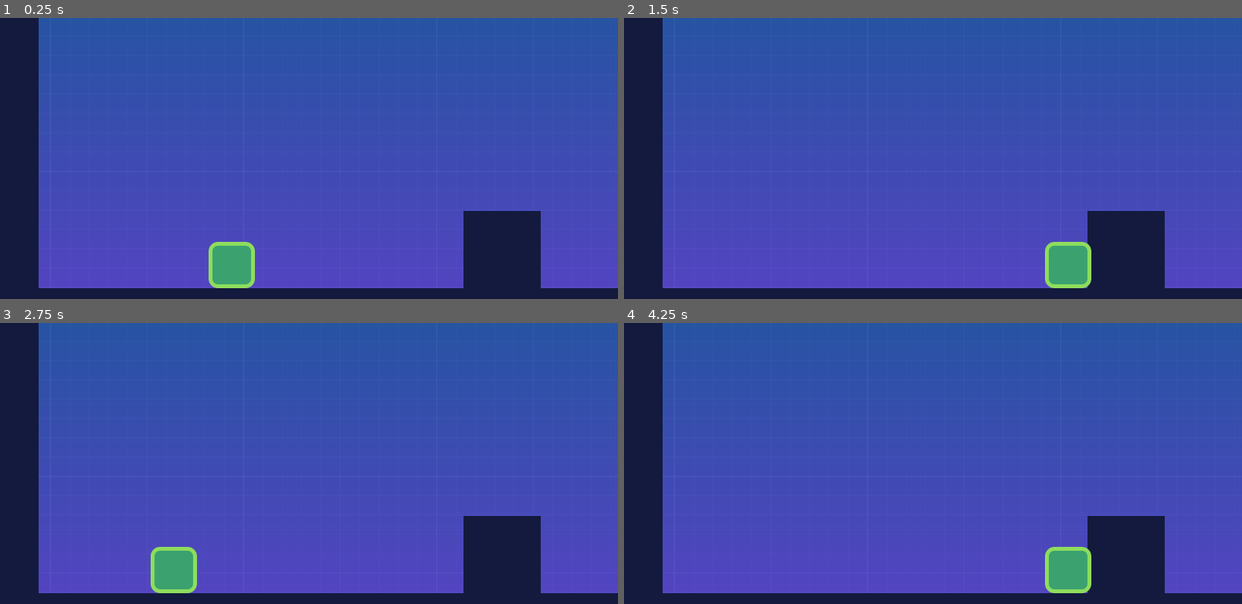
Above: before the commit, frames 1-4 (two rows, left to right).
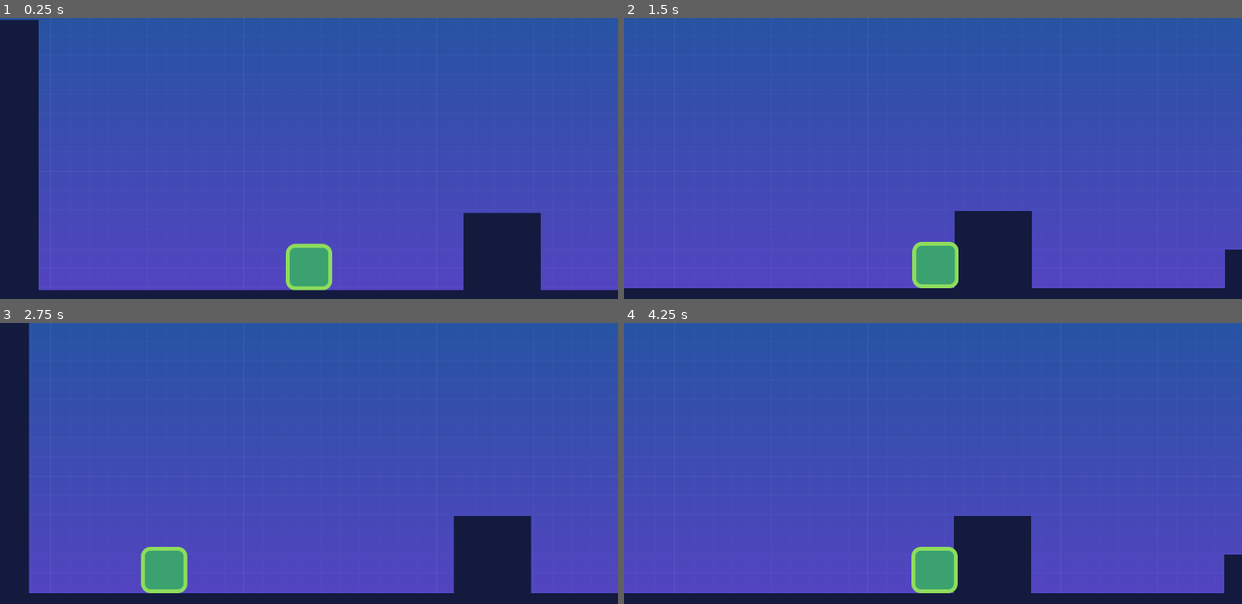
Above: after the commit, the same moments.

Repository: sh-cho/godot-2d-platformer
Game: Godot game, scene res://src/Levels/Level01.tscn
Two runs of this game, one before a commit and one after it. Both use one fixed random seed, a clock stepped at 60 frames per second and the inputs below. This scene is started directly instead of the project's main scene.
Inputs:
- Up to frame 1 (0.25 s): no input
- Up to frame 2 (1.5 s): hold Right (move_right) from 0.53 s (still down); tap W (jump) at 0.77 s
- Up to frame 3 (2.75 s): tap W (jump) at 1.52 s; release Right (move_right) at 2.03 s; hold Left (move_left) from 2.03 s (still down)
- Up to frame 4 (4.25 s): release Left (move_left) at 2.78 s; hold Right (move_right) from 2.78 s (still down); tap W (jump) at 3.02, 3.77 s

The runs differ from the first frame. In frame 1, 3.2% of the frame differs, in the area x 0-100%, y 0-97%; in frame 2, 15%; in frame 3, 3.2%; in frame 4, 15%.

Commit message:
Part 2 done

Diff:
--- a/src/Actors/Player.tscn
+++ b/src/Actors/Player.tscn
@@ -13,6 +13,7 @@
 collision_mask = 8
 script = ExtResource( 2 )
 speed = Vector2( 800, 1400 )
+stomp_impulse = 1600.0
 
 [node name="Player" type="Sprite" parent="."]
 position = Vector2( 0, -48 )
--- a/src/Levels/Level01.tscn
+++ b/src/Levels/Level01.tscn
@@ -32,68 +32,71 @@
 tile_data = PoolIntArray( -196536, 1073741824, 0, -196535, 1073741824, 0, -196534, 1073741824, 0, -196533, 1073741824,  …(6216 unchanged characters)…
 
 [node name="Player" parent="." instance=ExtResource( 2 )]
-position = Vector2( 480, 560 )
+position = Vector2( 640, 560 )
 
 [node name="Camera2D" parent="Player" index="2"]
-current = false
 limit_right = 6320
-
-[node name="Enemy" parent="." instance=ExtResource( 3 )]
-position = Vector2( 2240, 552 )
-
-[node name="Enemy2" parent="." instance=ExtResource( 3 )]
-position = Vector2( 3564, 131 )
-
-[node name="Enemy3" parent="." instance=ExtResource( 3 )]
-position = Vector2( 4556, 551 )
-
-[node name="Enemy4" parent="." instance=ExtResource( 3 )]
-position = Vector2( 4556, 551 )
-
-[node name="Enemy5" parent="." instance=ExtResource( 3 )]
-position = Vector2( 5280, 560 )
-
-[node name="Coin" parent="." instance=ExtResource( 5 )]
-position = Vector2( 1762, 344 )
-
-[node name="Coin2" parent="." instance=ExtResource( 5 )]
-position = Vector2( 1851, 257 )
-
-[node name="Coin3" parent="." instance=ExtResource( 5 )]
-position = Vector2( 1940, 179 )
-
-[node name="Coin4" parent="." instance=ExtResource( 5 )]
-position = Vector2( 2826, 59 )
-
-[node name="Coin5" parent="." instance=ExtResource( 5 )]
-position = Vector2( 2958, 101 )
-
-[node name="Coin6" parent="." instance=ExtResource( 5 )]
-position = Vector2( 3047, 191 )
-
-[node name="Coin7" parent="." instance=ExtResource( 5 )]
-position = Vector2( 4280, 360 )
-
-[node name="Coin8" parent="." instance=ExtResource( 5 )]
-position = Vector2( 4280, 280 )
-
-[node name="Coin9" parent="." instance=ExtResource( 5 )]
-position = Vector2( 4280, 200 )
-
-[node name="Coin10" parent="." instance=ExtResource( 5 )]
-position = Vector2( 4280, 120 )
-
-[node name="Coin11" parent="." instance=ExtResource( 5 )]
-position = Vector2( 5000, 280 )
-
-[node name="Coin12" parent="." instance=ExtResource( 5 )]
-position = Vector2( 5120, 160 )
-
-[node name="Coin13" parent="." instance=ExtResource( 5 )]
-position = Vector2( 5280, 80 )
 
 [node name="Portal2D" parent="." instance=ExtResource( 6 )]
 position = Vector2( 5600, 520 )
 next_scene = ExtResource( 7 )
 
+[node name="Enemies" type="Node" parent="."]
+
+[node name="Enemy" parent="Enemies" instance=ExtResource( 3 )]
+position = Vector2( 2240, 552 )
+
+[node name="Enemy2" parent="Enemies" instance=ExtResource( 3 )]
+position = Vector2( 3564, 131 )
+
+[node name="Enemy3" parent="Enemies" instance=ExtResource( 3 )]
+position = Vector2( 4556, 551 )
+
+[node name="Enemy4" parent="Enemies" instance=ExtResource( 3 )]
+position = Vector2( 4556, 551 )
+
+[node name="Enemy5" parent="Enemies" instance=ExtResource( 3 )]
+position = Vector2( 5280, 560 )
+
+[node name="Coins" type="Node" parent="."]
+
+[node name="Coin" parent="Coins" instance=ExtResource( 5 )]
+position = Vector2( 1762, 344 )
+
+[node name="Coin2" parent="Coins" instance=ExtResource( 5 )]
+position = Vector2( 1851, 257 )
+
+[node name="Coin3" parent="Coins" instance=ExtResource( 5 )]
+position = Vector2( 1940, 179 )
+
+[node name="Coin4" parent="Coins" instance=ExtResource( 5 )]
+position = Vector2( 2826, 59 )
+
+[node name="Coin5" parent="Coins" instance=ExtResource( 5 )]
+position = Vector2( 2958, 101 )
+
+[node name="Coin6" parent="Coins" instance=ExtResource( 5 )]
+position = Vector2( 3047, 191 )
+
+[node name="Coin7" parent="Coins" instance=ExtResource( 5 )]
+position = Vector2( 4280, 360 )
+
+[node name="Coin8" parent="Coins" instance=ExtResource( 5 )]
+position = Vector2( 4280, 280 )
+
+[node name="Coin9" parent="Coins" instance=ExtResource( 5 )]
+position = Vector2( 4280, 200 )
+
+[node name="Coin10" parent="Coins" instance=ExtResource( 5 )]
+position = Vector2( 4280, 120 )
+
+[node name="Coin11" parent="Coins" instance=ExtResource( 5 )]
+position = Vector2( 5000, 280 )
+
+[node name="Coin12" parent="Coins" instance=ExtResource( 5 )]
+position = Vector2( 5120, 160 )
+
+[node name="Coin13" parent="Coins" instance=ExtResource( 5 )]
+position = Vector2( 5280, 80 )
+
 [editable path="Player"]
--- a/src/Levels/LevelTemplate.tscn
+++ b/src/Levels/LevelTemplate.tscn
@@ -34,7 +34,6 @@
 position = Vector2( 440, 560 )
 
 [node name="Camera2D" parent="Player" index="2"]
-current = false
 limit_right = 3360
 
 [node name="Enemy" parent="." instance=ExtResource( 3 )]
